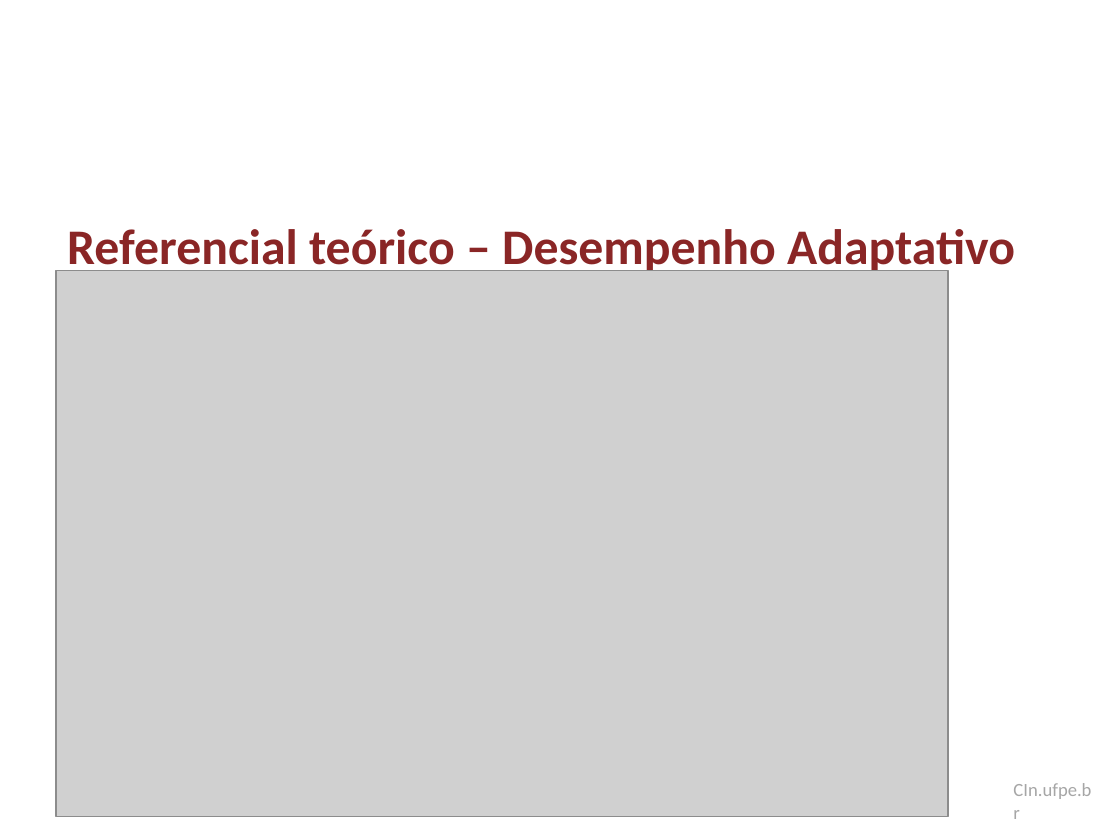
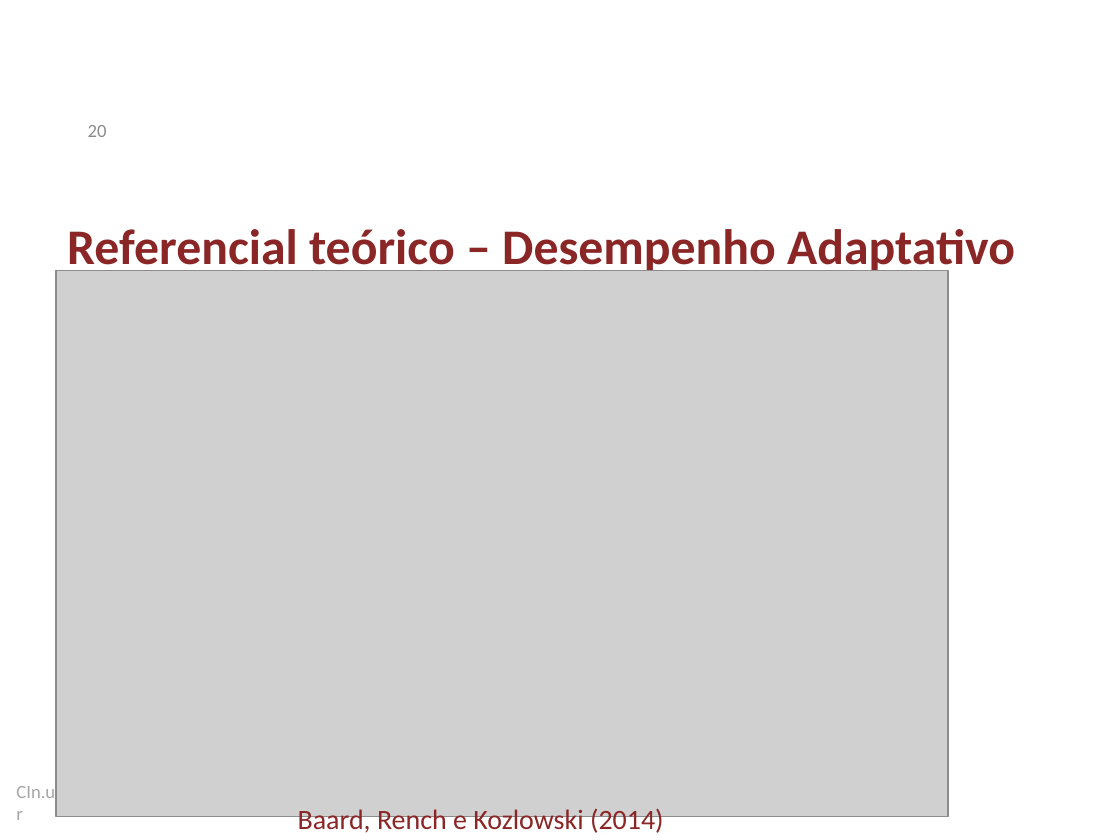
Before and after one commit to dan1lo/doutoradoR, a slide deck: slide 20 of apresentacao doutorado.pptx. Drawn at 1120x840 pixels with LibreOffice and Linux fonts; fonts in the diff are those of the drawing; grey boxes stand for pictures; background and template pictures are left out. Boxes give left, top, right and bottom in pixels: in the first picture for what was removed or moved away, otherwise in the second. Text is boxed around its words. In the diff, an @@ line names an element or a change of style, - is before the commit and + after.

```diff
--- a/apresentacao doutorado.pptx
+++ b/apresentacao doutorado.pptx
@@ page number added at (x1=88, y1=125, x2=107, y2=137), 12 pt, text #8C8C8C @@
+20
@@ text "CIn.ufpe.br" rewrapped from (x1=1013, y1=783, x2=1091, y2=799) to (x1=16, y1=783, x2=94, y2=804) @@
@@ text added at (x1=298, y1=808, x2=664, y2=836), 18 pt, text #8A2626 @@
+Baard, Rench e Kozlowski (2014)
```
Also in this commit, not shown: 98 other slides changed, 3 slides added, 4 slides removed, 1 other file.
